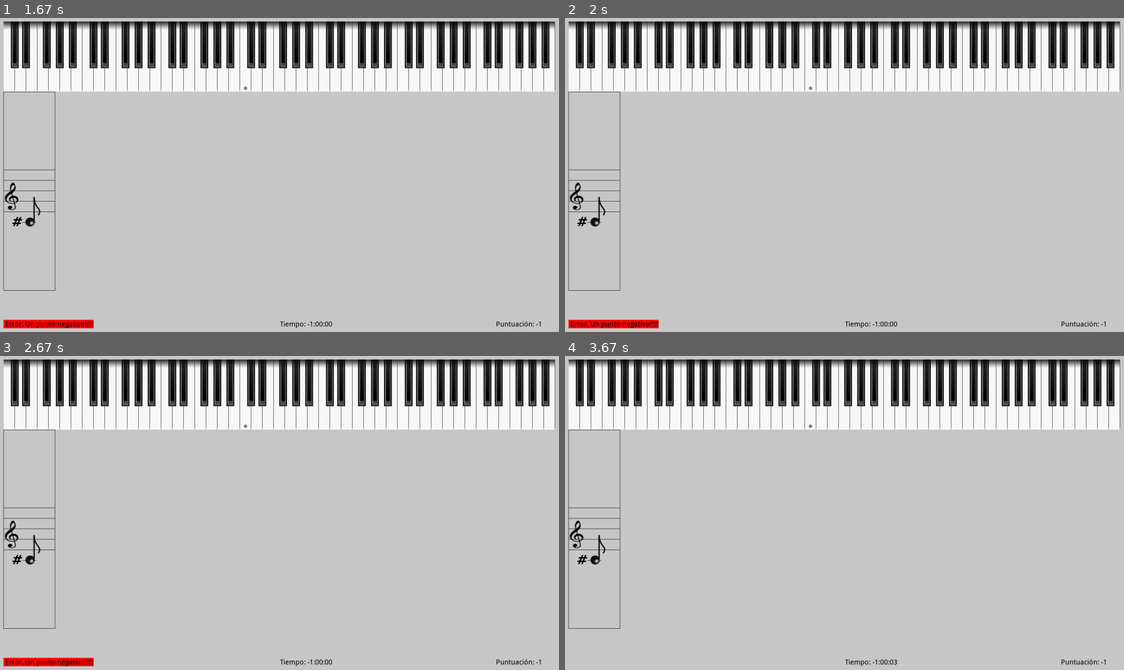
Above: before the commit, frames 1-4 (two rows, left to right).
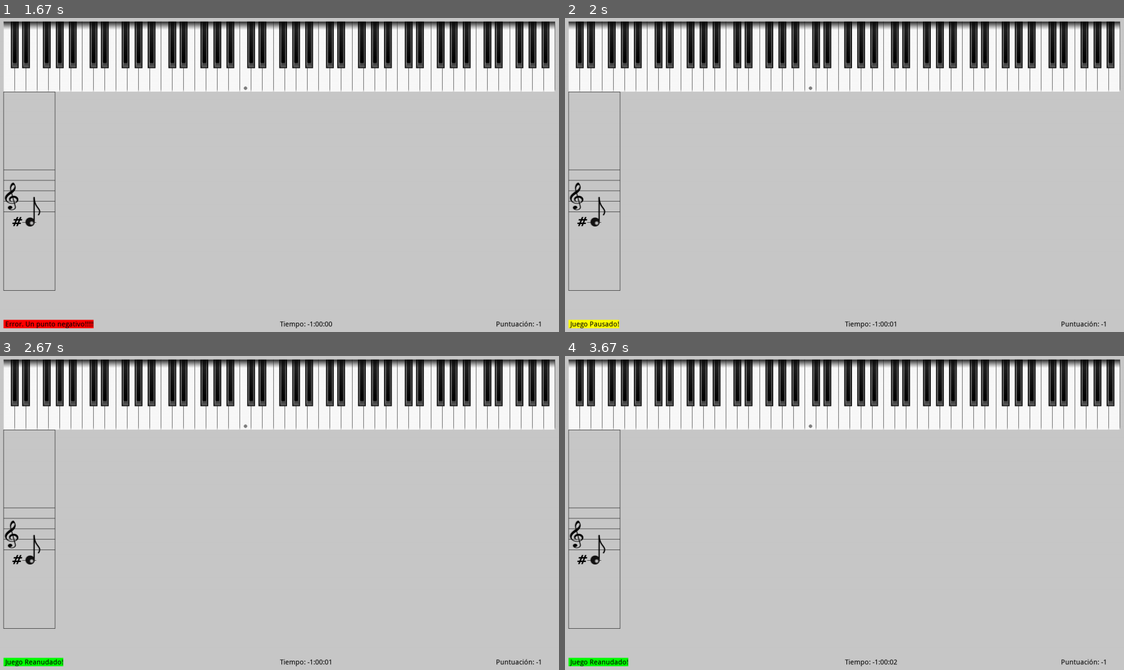
Above: after the commit, the same moments.

Repository: AngelMiedes/piano_pygame
Game: pygame game, started from 06_piano.py
Same seed, same stepped clock (60 frames per second), same inputs: the game is played once before the commit and once after it.
Inputs (mouse positions are in pixels of both pictures, inside the frame that each line leads up to):
- Up to frame 1 (1.67 s): click (16, 43) at 0.4 s
- Up to frame 2 (2 s): hold P from 1.67 s (still down)
- Up to frame 3 (2.67 s): release P at 2.13 s; hold P 2.17-2.63 s
- Up to frame 4 (3.67 s): hold P 2.67-3.13 s; hold P 3.17-3.63 s

Frame 1 is identical in both runs. In frame 2, 0.5% of the frame differs, in the area x 0-60%, y 96-99%; in frame 3, 0.5%; in frame 4, 0.3%.

Commit message:
Añadimos pausa de juego y creamos fichero de registro de puntuación

Diff:
--- a/06_piano.py
+++ b/06_piano.py
@@ -210,6 +210,25 @@
     texto(screen, f'Tiempo: {t_juego}', (WIDTH // 2) - len(t_juego) // 2, posy, color_text, COLOR_FONDO)
     texto(screen, f'Puntuación: {puntuacion}', posx + 1400, posy, color_text, COLOR_FONDO)
 
+def guardarPuntuacion (fichero, puntuacion, fallos, aciertos, tiempo):
+    '''Guardamos la fecha, puntuación, fallos, aciertos y tiempo '''
+
+    # Abre archivo para escribir
+    archivo = open(fichero,'a')
+
+    seconds = t.time()
+    local_time = t.ctime(seconds)
+    archivo.write('Fecha: ' + local_time + '\n')
+    archivo.write('Puntuación: ' + str(puntuacion) + '\n')
+    archivo.write('Fallos: ' + str(fallos) + '\n')
+    archivo.write('Aciertos: ' + str(aciertos) + '\n')
+    archivo.write('Tiempo de juego: ' + str(tiempo) + '\n')
+    archivo.write('\n')
+    archivo.write('\n')
+
+    # cierra archivo
+    archivo.close()
+
 
 # ---------------------------------------------------------------------
 
@@ -226,6 +245,8 @@
     pygame.display.set_caption("Pygame Piano")
     # Construimos y dibujamos el teclado en la pantalla
 
+    aciertos = 0
+    fallos = 0
     puntuacion = 0
     cont_time_fallo = 0
     time_msg = 0
@@ -238,27 +259,30 @@
     tecla_random = Tecla(random.choice(listNotas), int(random.choice(teclado.octavas)))
     teclado.mostrar_nota(screen, tecla_random, 10, HEIGHT_IMAGE_NOTA + teclado.x)
     imprime = True
+    pausa = False
 
     while True:
 
         dt = clock.tick_busy_loop(20)
-        cont_time_fallo += dt
-        time_msg += dt
-        time_juego += dt
+
+        if not pausa:
+            time_juego += dt
+            cont_time_fallo += dt
+            time_msg += dt
 
         # tiempo de juego en segundos
         timer = t.localtime(time_juego/1000)
         # String que muestra el tiempo juego en HH:MM:SS
         str_time_juego = f'{timer.tm_hour - 1:0>2}:{timer.tm_min:0>2}:{timer.tm_sec:0>2}'
-        # Imprimimos puntuación cada minuto
-        if (time_juego // 1000) % 60 == 0:
+        # Guardamos datos en fichero al llegar a 500 y 1000 puntos
+        if (puntuacion >= 500 and puntuacion < 510) or (puntuacion >= 1000 and puntuacion < 1010):
             if imprime:
-                print(str_time_juego, '-->', puntuacion)
+                guardarPuntuacion ('Puntuacion.txt', puntuacion, fallos, aciertos, str_time_juego)
                 imprime = False
         else:
             imprime = True
 
-        if cont_time_fallo >= TIEMPO_FALLO:
+        if cont_time_fallo >= TIEMPO_FALLO and not pausa:
             puntuacion -= 1
             actualiza_info(screen,f' Han Pasado {TIEMPO_FALLO // 1000} seg. Un punto negativo!!!', str_time_juego, puntuacion, color_ftext=(255, 0, 0))
             cont_time_fallo = 0
@@ -273,8 +297,19 @@
         for eventos in pygame.event.get():
             if eventos.type == QUIT:
                 sys.exit(0)
+            #Cuando el evento es presionar una tecla...
+            if eventos.type == pygame.KEYDOWN:
+                #Obtenemos el mapping de teclas presionadas
+                keys = pygame.key.get_pressed()
+                if keys[K_p] and not pausa:
+                    pausa = True
+                    actualiza_info(screen,f' Juego Pausado!', str_time_juego, puntuacion, color_ftext=(255, 255, 0))
+                elif keys[K_p] and pausa:
+                    pausa = False
+                    actualiza_info(screen,f' Juego Reanudado!', str_time_juego, puntuacion, color_ftext=(0, 255, 0))
+
             # Evento pulsación del ratón
-            if eventos.type == pygame.MOUSEBUTTONDOWN:
+            if eventos.type == pygame.MOUSEBUTTONDOWN and not pausa:
                 try:
                     # Hacemos sonar la tecla pulsada según la posición del ratón
                     teclado.play_tecla(pygame.mouse.get_pos())
@@ -282,6 +317,7 @@
                     #teclado.mostrar_nota(screen, teclado.tecla_pulsada(pygame.mouse.get_pos()), (WIDTH + teclado.x) // 2, HEIGHT_IMAGE_NOTA + teclado.x)
                     if tecla_random == teclado.tecla_pulsada(pygame.mouse.get_pos()):
                         addPunt = abs(tecla_random.octava - 4) + 1
+                        aciertos += 1
                         puntuacion += addPunt
                         actualiza_info(screen, f' Enhorabuena. {addPunt} puntos más!!!!!', str_time_juego, puntuacion, color_ftext=(0, 255, 0))
                         time_msg = 0
@@ -291,6 +327,7 @@
 
                     else:
                         puntuacion -= 1
+                        fallos += 1
                         actualiza_info(screen,' Error. Un punto negativo!!!!!', str_time_juego, puntuacion, color_ftext=(255, 0, 0))
                         time_msg = 0
 
--- a/setup.py
+++ b/setup.py
@@ -1,6 +1,8 @@
 import cx_Freeze
 
-executables = [cx_Freeze.Executable("05_piano.py")]
+# ejcutar python setup.py build
+
+executables = [cx_Freeze.Executable("06_piano.py")]
 
 build_exe_options = {"packages": ["pygame", "sys", "os", "random"],
                      "include_files":["images", "sounds"]}
Not shown, changed: .gitignore
